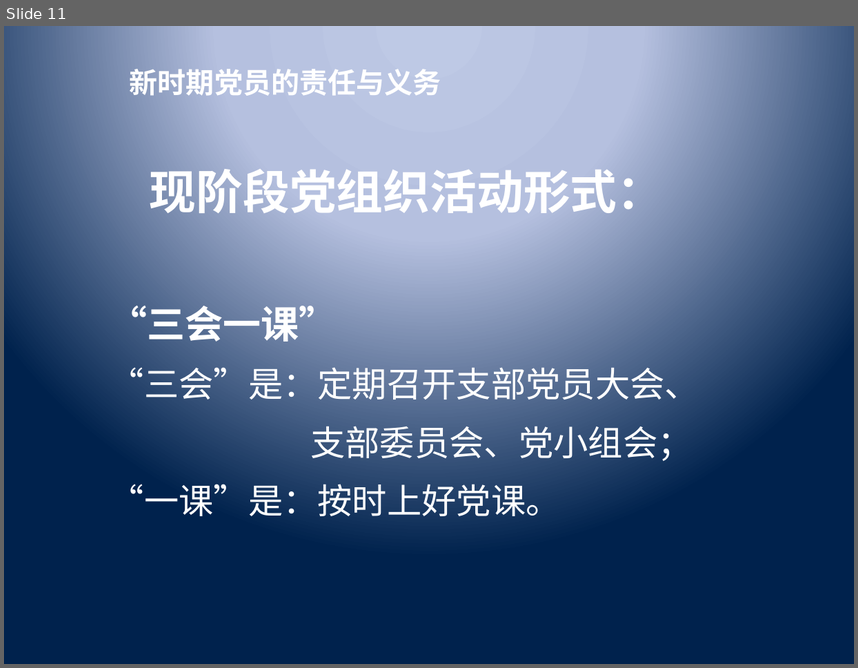
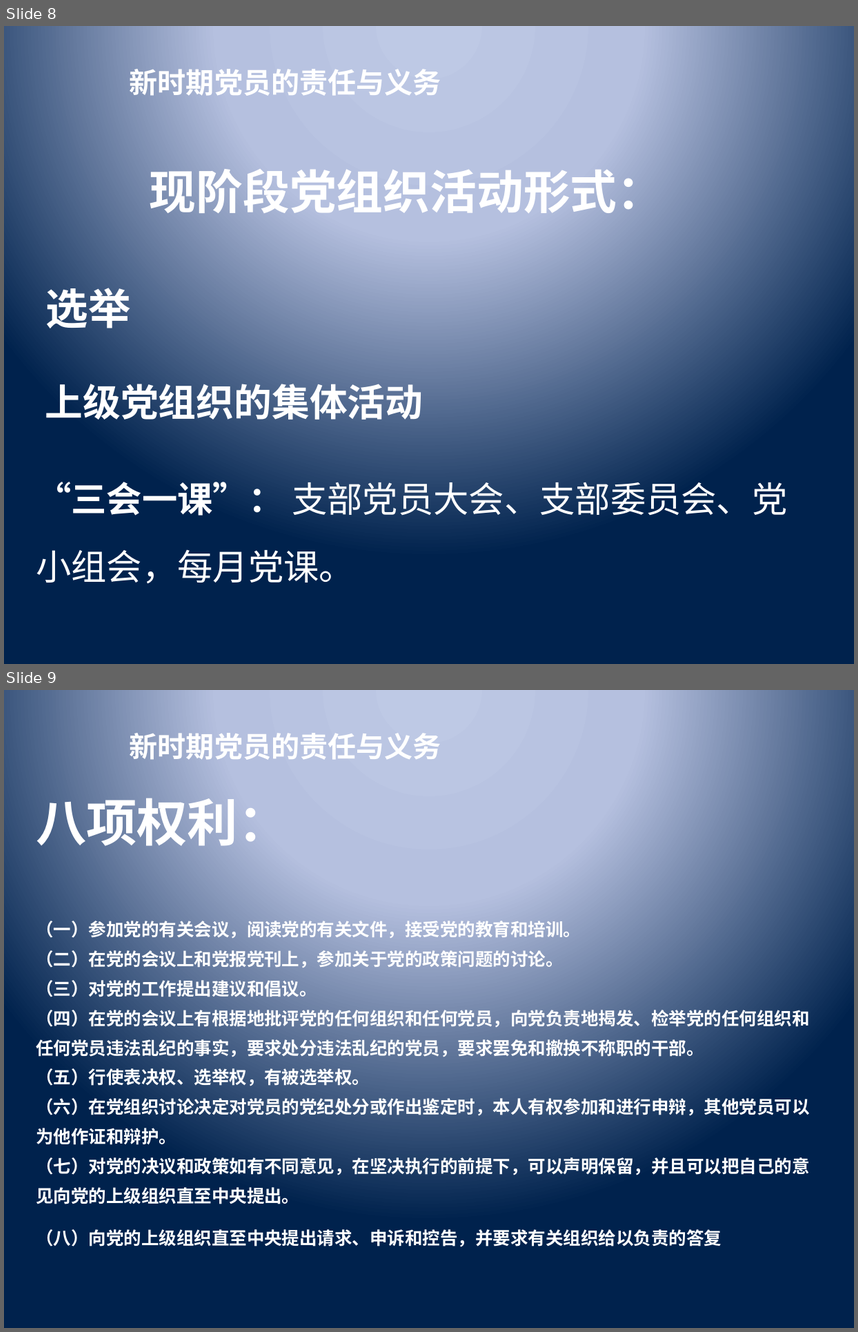
Before and after one commit to lishengze/Docs-Notes, a slide deck: communist/党员的责任与义务.pptx. Shown one above the other, each under a label of ours: slide 11 before the commit, slides 8 and 9 after it. The pictures are 858x668 and 858x1332 pixels, drawn with LibreOffice and Linux fonts; fonts in the diff are those of the drawing; background and template pictures are left out. Boxes give left, top, right and bottom in pixels: in the first picture for what was removed or moved away, otherwise in the second. Text is boxed around its words. In the diff, an @@ line names an element or a change of style, - is before the commit and + after.

```diff
--- a/communist/党员的责任与义务.pptx
+++ b/communist/党员的责任与义务.pptx
@@ slide 9 added at (x1=4, y1=690, x2=854, y2=1328), background picture (left out); not listed: 1 template element that a slide beside it also shows @@
@@ text added at (x1=36, y1=790, x2=288, y2=854), 42.9 pt, text #CCE8CF, bold @@
+八项权利：
@@ text added at (x1=36, y1=918, x2=809, y2=1247), 14.9 pt, text #CCE8CF, bold @@
+（一）参加党的有关会议，阅读党的有关文件，接受党的教育和培训。
+（二）在党的会议上和党报党刊上，参加关于党的政策问题的讨论。
+（三）对党的工作提出建议和倡议。
+（四）在党的会议上有根据地批评党的任何组织和任何党员，向党负责地揭发、检举党的任何组织和任何党员违法乱纪的事实，要求处分违法乱纪的党员，要求罢免和撤换不称职的干部。
+（五）行使表决权、选举权，有被选举权。
+（六）在党组织讨论决定对党员的党纪处分或作出鉴定时，本人有权参加和进行申辩，其他党员可以为他作证和辩护。
+（七）对党的决议和政策如有不同意见，在坚决执行的前提下，可以声明保留，并且可以把自己的意见向党的上级组织直至中央提出。
+（八）向党的上级组织直至中央提出请求、申诉和控告，并要求有关组织给以负责的答复
@@ what was slide 11 is now slide 8 @@
@@ slide 8 changed as well @@
@@ text added at (x1=46, y1=288, x2=131, y2=328), 36 pt, text #CCE8CF, bold @@
+选举
@@ text added at (x1=45, y1=377, x2=424, y2=426), 32 pt, text #CCE8CF, bold @@
+上级党组织的集体活动
@@ text at (x1=36, y1=481, x2=787, y2=584): text changed; size 29.4 to 30 pt; text colour #FFFFFF to #CCE8CF @@
-“三会一课”
-“三会”是：定期召开支部党员大会、
-支部委员会、党小组会；
-“一课”是：按时上好党课。
+“三会一课”： 支部党员大会、支部委员会、党小组会，每月党课。
```
Also in this commit, not shown: 10 other slides changed, 2 slides removed, 3 other files.
